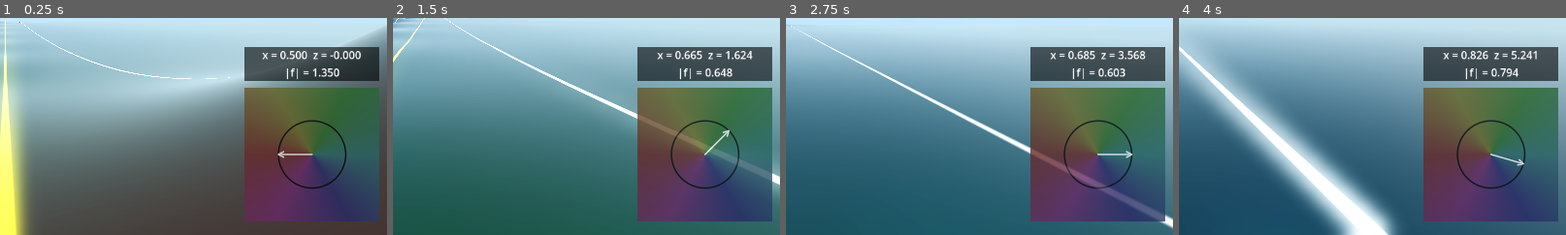
Above: before the commit, frames 1-4 (left to right).
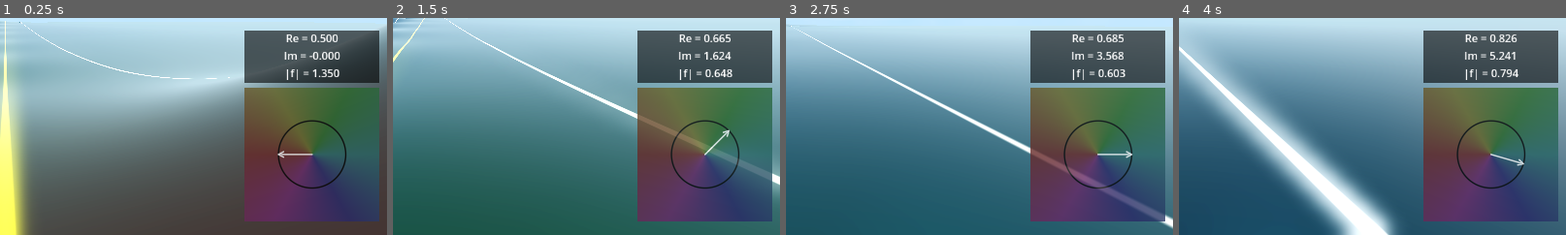
Above: after the commit, the same moments.

Repository: allanino/complex-functions-explorer
Game: Godot game, scene res://scenes/main.tscn
Same seed, same stepped clock (60 frames per second), same inputs: the game is played once before the commit and once after it.
Inputs (mouse positions are % of the whole screen's width and height, from its top left):
- Up to frame 1 (0.25 s): no input
- Up to frame 2 (1.5 s): tap Enter at 0.5 s; move the mouse to (55, 50) at 0.52 s; hold Shift 0.53-1.28 s; hold W (move_forward) from 0.53 s (still down); tap Space at 0.77 s; move the mouse to (45, 50) at 1.27 s; tap Ctrl at 1.35 s
- Up to frame 3 (2.75 s): keep holding W (move_forward); tap Space at 1.52 s; move the mouse to (52, 48) at 2.02 s; hold Shift from 2.03 s (still down)
- Up to frame 4 (4 s): keep holding W (move_forward); move the mouse to (49, 52) at 2.77 s; release Shift at 2.78 s; tap Ctrl at 2.85 s; tap Space at 3.02, 3.77 s; move the mouse to (57, 51) at 3.52 s; hold Shift from 3.53 s (still down)
The pictures show only the part of the screen within x 49-99%, y 50-100%; the shares and areas given below are measured in that part.

The runs differ from the first frame. In frame 1, 3.7% of the frame differs, in the area x 63-98%, y 5-30%; in frame 2, 3.7%; in frame 3, 3.7%; in frame 4, 3.6%.

Commit message:
Improve coordinates display

Diff:
--- a/scenes/hud.tscn
+++ b/scenes/hud.tscn
@@ -44,9 +44,9 @@
 anchor_right = 1.0
 anchor_bottom = 1.0
 offset_left = -220.0
-offset_top = -280.0
+offset_top = -305.0
 offset_right = -20.0
-offset_bottom = -230.0
+offset_bottom = -226.0
 grow_horizontal = 0
 grow_vertical = 0
 color = Color(0, 0, 0, 0.607843)
--- a/scripts/hud.gd
+++ b/scripts/hud.gd
@@ -20,4 +20,4 @@
 	material.set_shader_parameter("current_f", f)
 	material.set_shader_parameter("scale", current_scale)
 
-	pos_label.text = "x = %.3f  z = %.3f\n|f| = %.3f" % [x * 0.1, -z * 0.1, f.length()]
+	pos_label.text = "Re = %.3f\nIm = %.3f\n|f| = %.3f" % [x * 0.1, -z * 0.1, f.length()]
